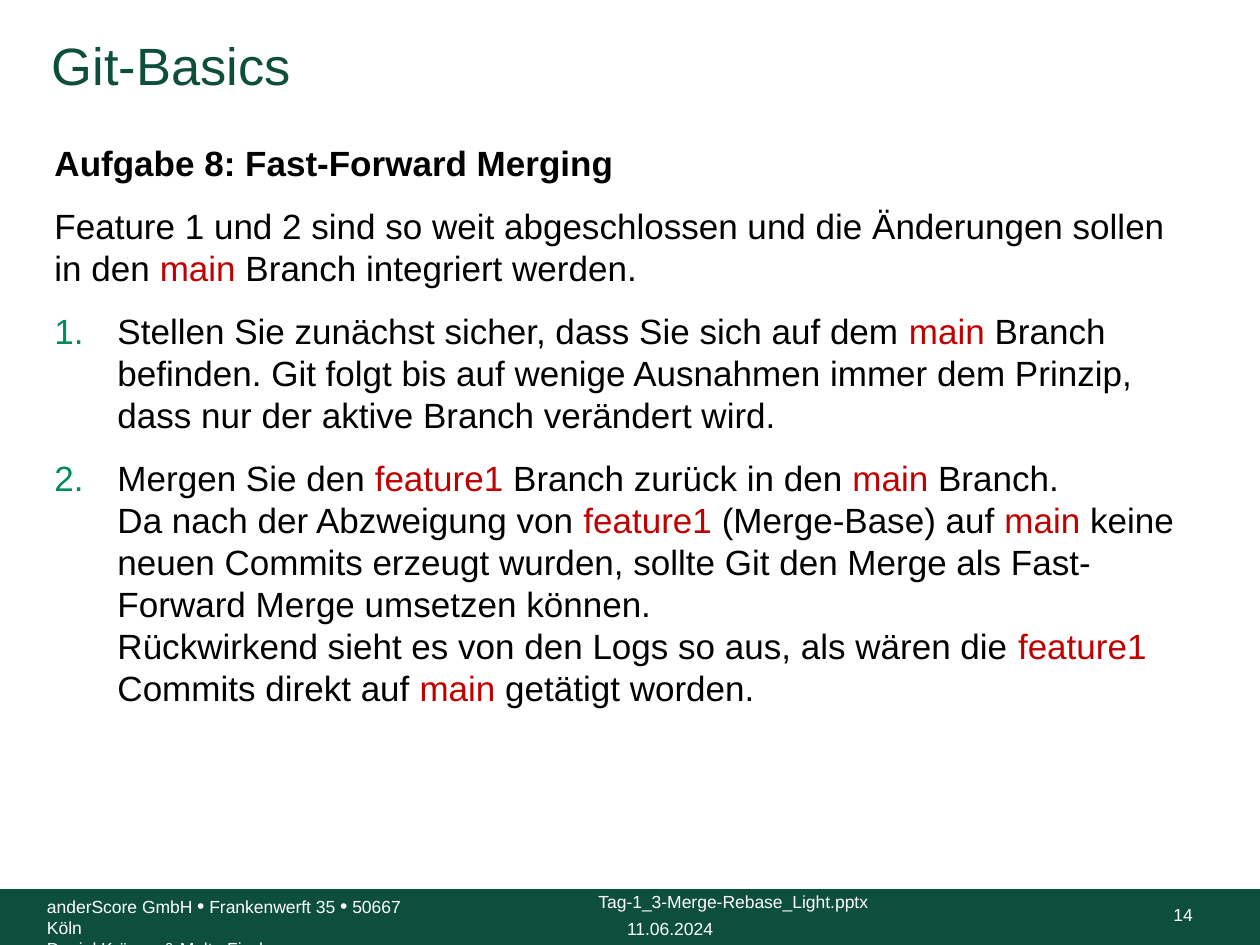
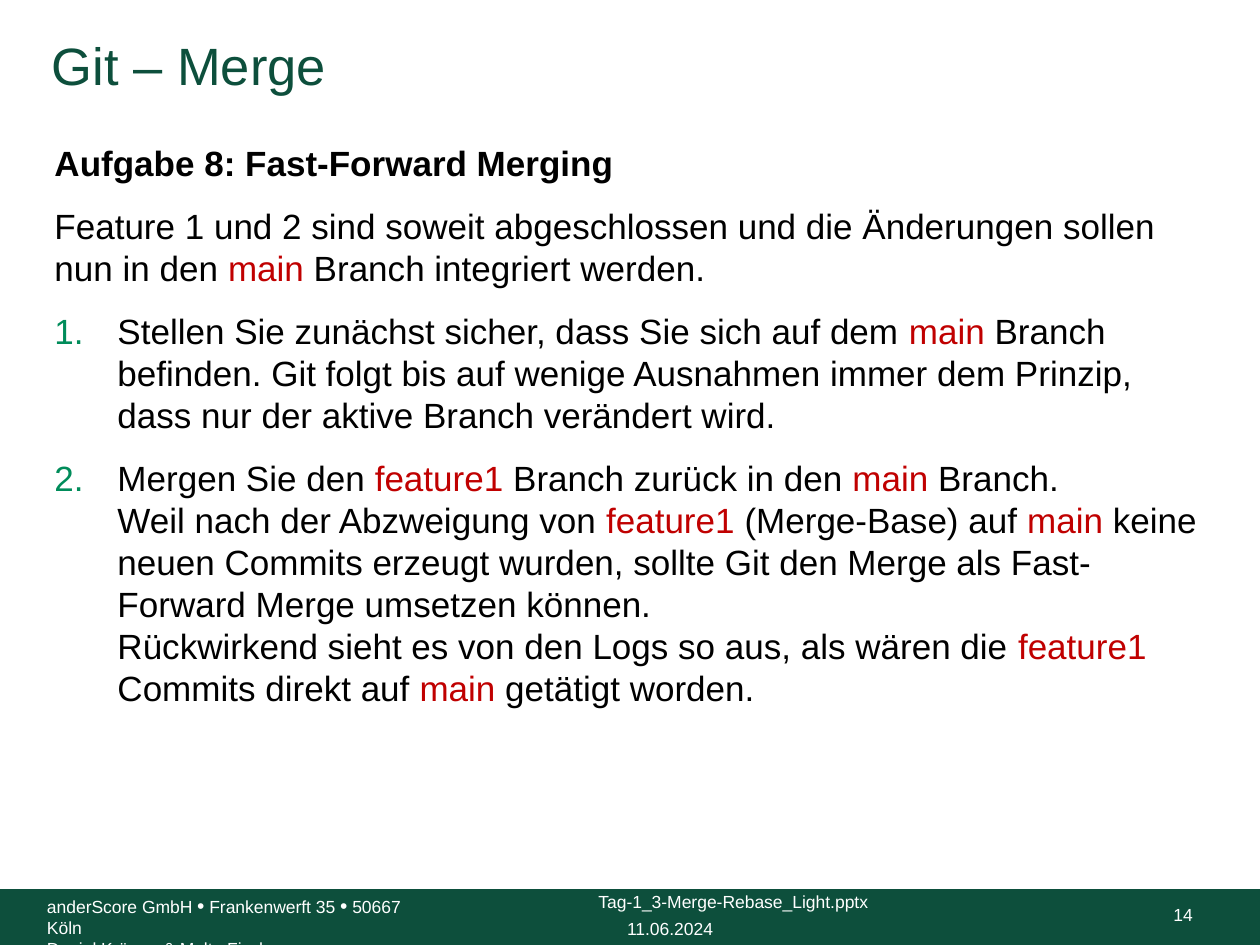
Before and after one commit to anderscore-gmbh/gitlab, a slide deck: slide 14 of slides/Tag-1_3-Merge-Rebase_Light.pptx. Drawn at 1260x945 pixels with LibreOffice and Linux fonts; fonts in the diff are those of the drawing; background and template pictures are left out. Boxes give left, top, right and bottom in pixels: in the first picture for what was removed or moved away, otherwise in the second. Text is boxed around its words. In the diff, an @@ line names an element or a change of style, - is before the commit and + after.

```diff
--- a/slides/Tag-1_3-Merge-Rebase_Light.pptx
+++ b/slides/Tag-1_3-Merge-Rebase_Light.pptx
@@ title at [52, 47, 326, 96]: text changed @@
-Git-Basics
+Git – Merge
@@ text at [54, 211, 1155, 288]: text changed @@
-Feature 1 und 2 sind so weit abgeschlossen und die Änderungen sollen in den main Branch integriert werden.
+Feature 1 und 2 sind soweit abgeschlossen und die Änderungen sollen nun in den main Branch integriert werden.
@@ text at [117, 465, 1197, 708]: text changed @@
-2. Mergen Sie den feature1 Branch zurück in den main Branch.
-   Da nach der Abzweigung von feature1 (Merge-Base) auf main keine neuen Commits erzeugt wurden, sollte Git den Merge als Fast-Forward Merge umsetzen können.
-   Rückwirkend sieht es von den Logs so aus, als wären die feature1 Commits direkt auf main getätigt worden.
+2. Mergen Sie den feature1 Branch zurück in den main Branch.
+   Weil nach der Abzweigung von feature1 (Merge-Base) auf main keine neuen Commits erzeugt wurden, sollte Git den Merge als Fast-Forward Merge umsetzen können.
+   Rückwirkend sieht es von den Logs so aus, als wären die feature1 Commits direkt auf main getätigt worden.
```
Also in this commit, not shown: 52 other slides changed, 5 other files.
